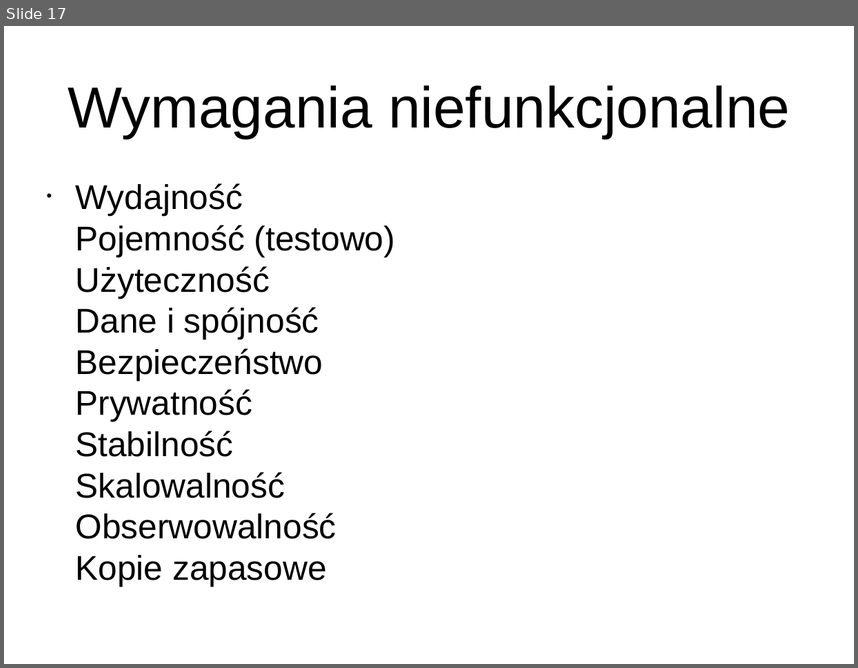
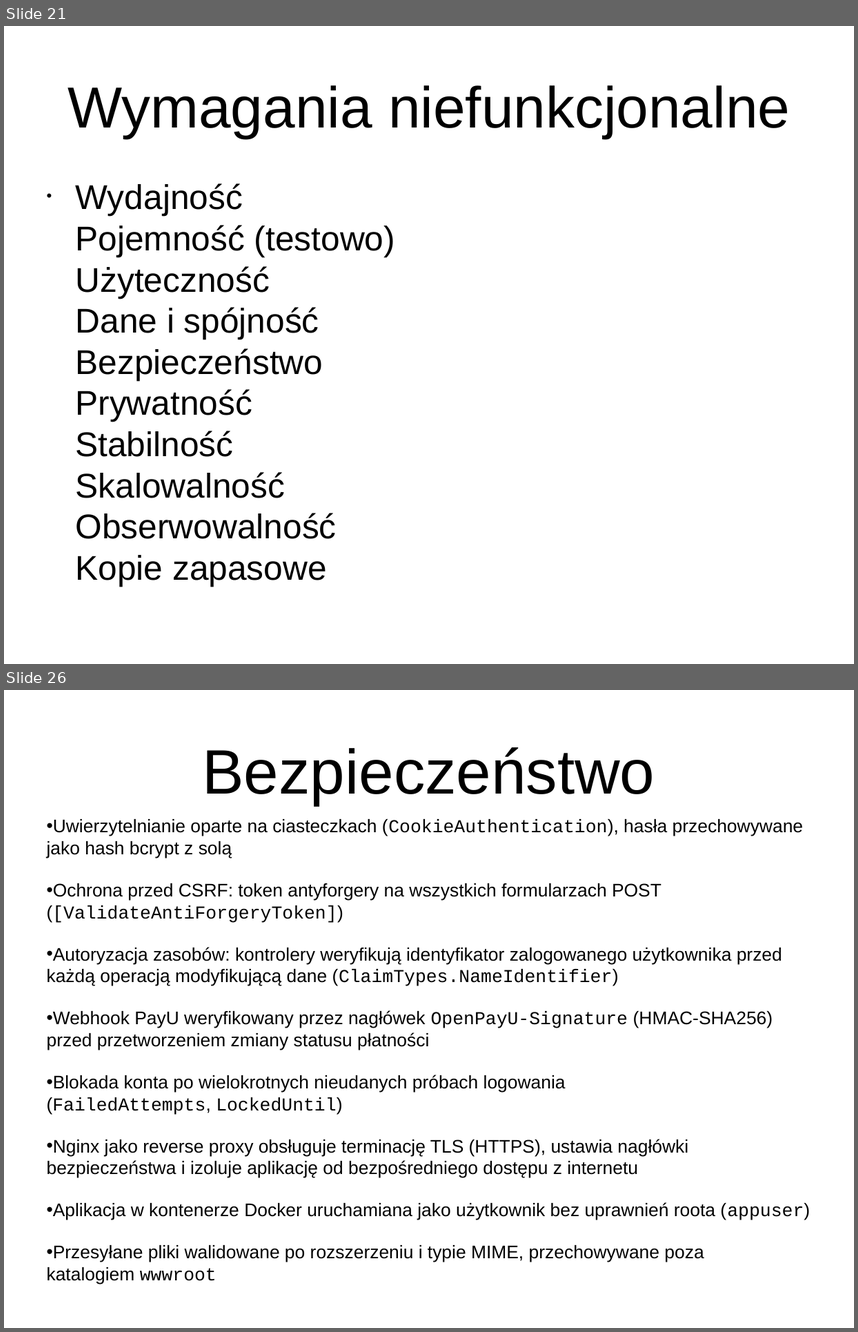
Before and after one commit to Majkul/Projekt_Zespolowy, a slide deck: ProjektZespolowyGr3/Presentation/TH2025GR3.pptx. Shown one above the other, each under a label of ours: slide 17 before the commit, slides 21 and 26 after it; the slides between them are not shown. The pictures are 858x668 and 858x1332 pixels, drawn with LibreOffice and Linux fonts; fonts in the diff are those of the drawing. Boxes give left, top, right and bottom in pixels: in the first picture for what was removed or moved away, otherwise in the second. Text is boxed around its words. In the diff, an @@ line names an element or a change of style, - is before the commit and + after.

```diff
--- a/ProjektZespolowyGr3/Presentation/TH2025GR3.pptx
+++ b/ProjektZespolowyGr3/Presentation/TH2025GR3.pptx
@@ slide 26 added at bbox=[4, 690, 854, 1328], background #FFFFFF @@
@@ title added at bbox=[203, 747, 655, 805], 58.5 pt, text #000000 @@
+Bezpieczeństwo
@@ text added at bbox=[47, 819, 810, 1284], 17 pt, text #000000 @@
+• Uwierzytelnianie oparte na ciasteczkach (CookieAuthentication), hasła przechowywane jako hash bcrypt z solą
+• Ochrona przed CSRF: token antyforgery na wszystkich formularzach POST ([ValidateAntiForgeryToken])
+• Autoryzacja zasobów: kontrolery weryfikują identyfikator zalogowanego użytkownika przed każdą operacją modyfikującą dane (ClaimTypes.NameIdentifier)
+• Webhook PayU weryfikowany przez nagłówek OpenPayU-Signature (HMAC-SHA256) przed przetworzeniem zmiany statusu płatności
+• Blokada konta po wielokrotnych nieudanych próbach logowania (FailedAttempts, LockedUntil)
+• Nginx jako reverse proxy obsługuje terminację TLS (HTTPS), ustawia nagłówki bezpieczeństwa i izoluje aplikację od bezpośredniego dostępu z internetu
+• Aplikacja w kontenerze Docker uruchamiana jako użytkownik bez uprawnień roota (appuser)
+• Przesyłane pliki walidowane po rozszerzeniu i typie MIME, przechowywane poza katalogiem wwwroot
@@ what was slide 17 is now slide 21 @@
```
Also in this commit, not shown: 1 slide changed, 61 other slides added.
